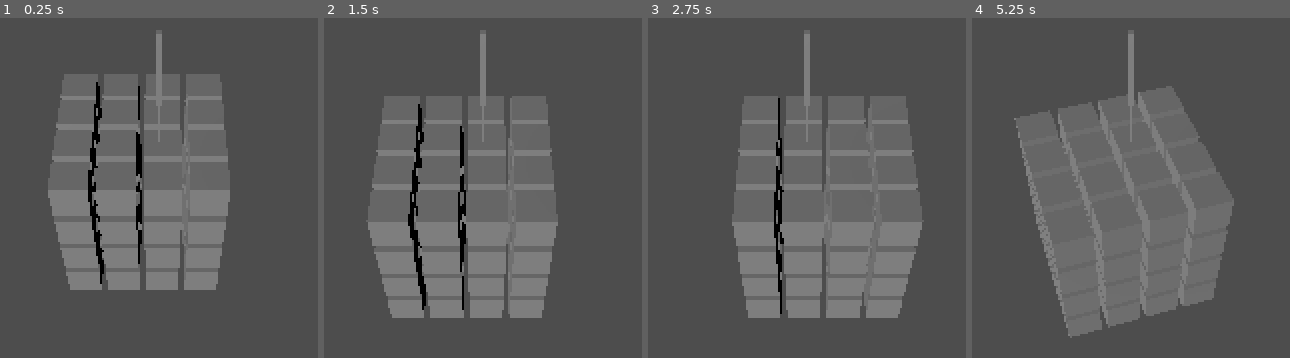
Above: before the commit, frames 1-4 (left to right).
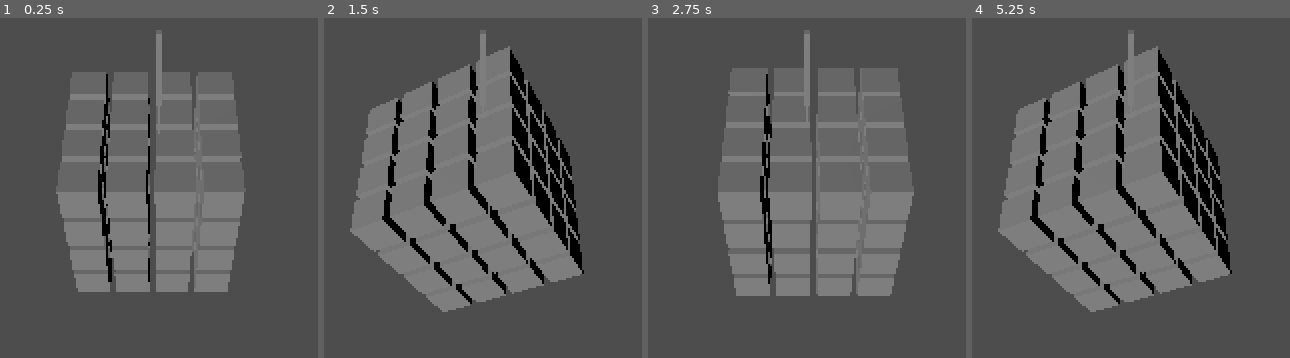
Above: after the commit, the same moments.

Repository: tremerin/godot_basics
Game: Godot game, scene res://scenes/game.tscn
Two runs of this game, one before a commit and one after it. Both use one fixed random seed, a clock stepped at 60 frames per second and the inputs below. The project has no main scene, so this scene is started directly.
Inputs:
- Up to frame 1 (0.25 s): no input
- Up to frame 2 (1.5 s): tap Enter at 0.5 s; hold D (Rotate_right) 0.53-1.28 s; hold S (Rotate_down) from 1.28 s (still down)
- Up to frame 3 (2.75 s): release S (Rotate_down) at 2.03 s; hold D (Rotate_right) from 2.03 s (still down)
- Up to frame 4 (5.25 s): tap Space at 2.75, 5 s; release D (Rotate_right) at 2.78 s; hold W (Rotate_up) 2.78-3.53 s; tap Enter at 3.5 s; hold A (Rotate_left) 3.53-5.03 s; hold S (Rotate_down) from 5.03 s (still down)

The runs differ from the first frame. In frame 1, 9.9% of the frame differs, in the area x 15-77%, y 15-81%; in frame 2, 20%, in the area x 8-82%, y 8-89%; in frame 3, 16%; in frame 4, 18%.

Commit message:
rotation x

Diff:
--- a/godot_basics/scripts/Matrix.gd
+++ b/godot_basics/scripts/Matrix.gd
@@ -8,20 +8,25 @@
 @export var speed_rotation:float = 1.0
 var rotating:bool = false
 var rotate_dir = 0
+var ini_x
 var ini_y
+var ini_z
+var end_x
 var end_y
-var ini_x
-var end_x
+var end_z
 var elapsed: float = 0
 
 func _ready():
 	print("ready")
+	end_y = rotation.y
+	end_x = rotation.x
+	end_z = rotation.z
 	# Use load() instead of preload() if the path isn't known at compile-time.
 	# var scene = preload("res://scenes/jewel.tscn").instantiate()
 	# Add the node as a child of the node the script is attached to.
 	# var instance = scene.instantiate()
 	# add_child(instance)
-	var offset:float = (size + (margin * (size - 1))) / 2
+	var offset:float = size/2 #(size + (margin * (size - 1))) / 2
 	print(offset)
 	for k in range(0, size):
 		for i in range(0, size):
@@ -39,18 +44,20 @@
 func _process(delta):
 	if rotating == true:
 		rotation.y = lerp_angle(rotation.y, end_y, elapsed)
+		rotation.x = lerp_angle(rotation.x, end_x, elapsed)
 		elapsed += delta
 		#print("rotando ", rotation.y, " ", elapsed)
-		if abs(rotation.y - end_y) < 0.001:
+		if abs(rotation.y - end_y) < 0.001 and abs(rotation.x - end_x) < 0.001:
 			#print("fin rotacion abs")
 			rotation.y = end_y
+			rotation.x = end_x
 			rotating = false
 			rotate_dir = 0
 			elapsed = 0
 
 
 func _input(event):
-	if Input.is_action_pressed("Rotate_left") and rotating == false:
+	if Input.is_action_just_pressed("Rotate_left") and rotating == false:
 		ini_y = rotation.y
 		rotating = true
 		rotate_dir = -1
@@ -58,7 +65,7 @@
 		#print("rotar", rotate_dir, end_y)
 		#rotate_y(deg_to_rad(speed_rotation * -1))
 		#rotating = false
-	elif Input.is_action_pressed("Rotate_right") and rotating == false:
+	elif Input.is_action_just_pressed("Rotate_right") and rotating == false:
 		ini_y = rotation.y
 		rotating = true
 		rotate_dir = 1
